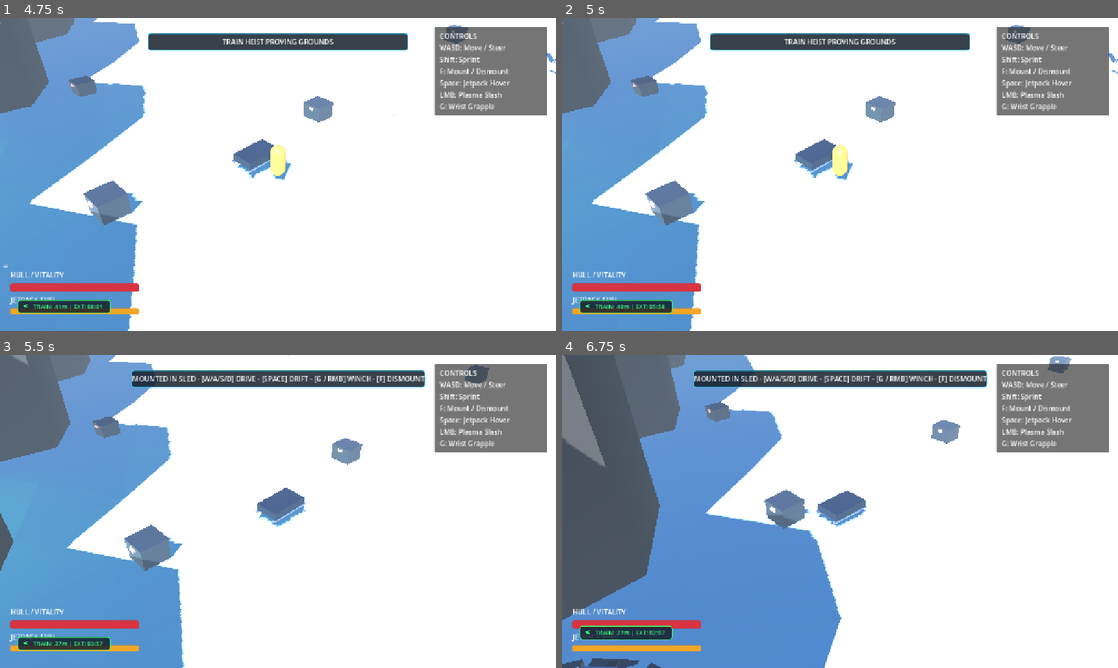
Above: before the commit, frames 1-4 (two rows, left to right).
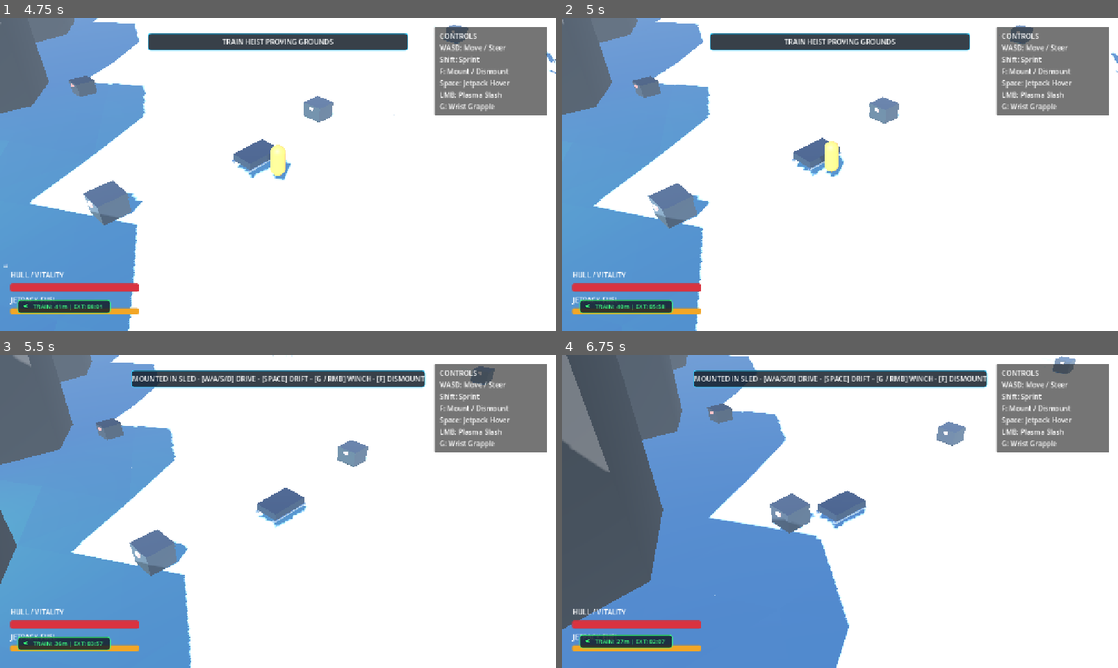
Above: after the commit, the same moments.

Repository: mcintalmo/drift
Game: Godot game, scene res://scenes/world/ActiveTrainHeistSector.tscn
Two runs of this game, one before a commit and one after it. Both use one fixed random seed, a clock stepped at 60 frames per second and the inputs below. This scene is started directly instead of the project's main scene.
Inputs (mouse positions are in pixels of both pictures, inside the frame that each line leads up to):
- Up to frame 1 (4.75 s): tap Enter (ui_accept) at 0.5, 0.77, 1.25, 2, 3.77, 4.25 s; move the mouse to (400, 158) at 0.52 s; hold E (pilot_lean_right) 0.53-1.25 s; click (400, 158) at 0.6 s; drag from (166, 190) to (250, 237) at 1.27 s; move the mouse to (333, 105) at 2.02 s; hold E (pilot_lean_right) 2.03-2.75 s; tap G (pilot_wrist_grapple) at 2.1 s; drag from (250, 237) to (111, 127) at 2.77 s; move the mouse to (444, 221) at 3.52 s; hold Q (pilot_lean_left) 3.53-4.25 s; hold R (winch_reel) 3.53-4.25 s; drag from (111, 127) to (194, 96) at 4.27 s
- Up to frame 2 (5 s): no input
- Up to frame 3 (5.5 s): move the mouse to (305, 511) at 5.02 s; hold S (brake_reverse) from 5.03 s (still down); hold F (pilot_mount_dismount) from 5.03 s (still down); click (305, 511) at 5.17 s
- Up to frame 4 (6.75 s): release S (brake_reverse) at 5.75 s; release F (pilot_mount_dismount) at 5.75 s; drag from (756, 433) to (728, 527) at 5.77 s; move the mouse to (962, 495) at 6.52 s; hold W (accelerate) from 6.53 s (still down); hold Shift (sprint) from 6.53 s (still down)

Frame 1 is identical in both runs. In frame 2, 2.2% of the frame differs, in the area x 0-100%, y 0-100%; in frame 3, 2.7%; in frame 4, 4.6%, in the area x 0-93%, y 0-100%.

Commit message:
Add independent circular turntable hitch platforms between train cars

Diff:
--- a/scenes/entities/train/ArmoredBoxcar.tscn
+++ b/scenes/entities/train/ArmoredBoxcar.tscn
@@ -7,10 +7,7 @@
 [ext_resource type="PackedScene" path="res://scenes/containers/GroundCrate.tscn" id="5_crate"]
 
 [sub_resource type="BoxShape3D" id="BoxShape3D_body"]
-size = Vector3(3.2, 3.2, 7.2)
-
-[sub_resource type="BoxShape3D" id="BoxShape3D_hitch_platform"]
-size = Vector3(2.6, 0.25, 1.5)
+size = Vector3(3.2, 3.2, 8.4)
 
 [sub_resource type="StandardMaterial3D" id="StandardMaterial3D_rust"]
 albedo_color = Color(0.48, 0.26, 0.18, 1)
@@ -19,25 +16,7 @@
 
 [sub_resource type="BoxMesh" id="BoxMesh_body"]
 material = SubResource("StandardMaterial3D_rust")
-size = Vector3(3.0, 3.0, 7.2)
-
-[sub_resource type="StandardMaterial3D" id="StandardMaterial3D_grate"]
-albedo_color = Color(0.2, 0.23, 0.26, 1)
-metallic = 0.85
-roughness = 0.35
-
-[sub_resource type="BoxMesh" id="BoxMesh_platform_grate"]
-material = SubResource("StandardMaterial3D_grate")
-size = Vector3(2.6, 0.15, 1.4)
-
-[sub_resource type="StandardMaterial3D" id="StandardMaterial3D_railing"]
-albedo_color = Color(0.85, 0.65, 0.15, 1)
-metallic = 0.8
-roughness = 0.4
-
-[sub_resource type="BoxMesh" id="BoxMesh_railing"]
-material = SubResource("StandardMaterial3D_railing")
-size = Vector3(0.08, 0.85, 1.4)
+size = Vector3(3.0, 3.0, 8.4)
 
 [sub_resource type="StandardMaterial3D" id="StandardMaterial3D_door"]
 albedo_color = Color(0.32, 0.35, 0.38, 1)
@@ -61,19 +40,6 @@
 [sub_resource type="BoxShape3D" id="BoxShape3D_lock_hurtbox"]
 size = Vector3(0.6, 0.6, 0.6)
 
-[sub_resource type="StandardMaterial3D" id="StandardMaterial3D_coupler"]
-albedo_color = Color(0.9, 0.4, 0.1, 1)
-emission_enabled = true
-emission = Color(1, 0.45, 0.05, 1)
-emission_energy_multiplier = 4.0
-
-[sub_resource type="BoxMesh" id="BoxMesh_coupler"]
-material = SubResource("StandardMaterial3D_coupler")
-size = Vector3(0.7, 0.5, 0.8)
-
-[sub_resource type="BoxShape3D" id="BoxShape3D_coupler_col"]
-size = Vector3(1.2, 1.0, 1.2)
-
 [node name="ArmoredBoxcar" type="AnimatableBody3D" groups=["train_convoy"]]
 collision_layer = 1
 collision_mask = 7
@@ -86,43 +52,11 @@
 transform = Transform3D(1, 0, 0, 0, 1, 0, 0, 0, 1, 0, 2.0, 0)
 shape = SubResource("BoxShape3D_body")
 
-[node name="FrontHitchCollision" type="CollisionShape3D" parent="."]
-transform = Transform3D(1, 0, 0, 0, 1, 0, 0, 0, 1, 0, 0.75, -4.2)
-shape = SubResource("BoxShape3D_hitch_platform")
-
-[node name="RearHitchCollision" type="CollisionShape3D" parent="."]
-transform = Transform3D(1, 0, 0, 0, 1, 0, 0, 0, 1, 0, 0.75, 4.2)
-shape = SubResource("BoxShape3D_hitch_platform")
-
 [node name="VisualModel" type="Node3D" parent="."]
 
 [node name="BodyMesh" type="MeshInstance3D" parent="VisualModel"]
 transform = Transform3D(1, 0, 0, 0, 1, 0, 0, 0, 1, 0, 1.9, 0)
 mesh = SubResource("BoxMesh_body")
-
-[node name="FrontHitchPlatformMesh" type="MeshInstance3D" parent="VisualModel"]
-transform = Transform3D(1, 0, 0, 0, 1, 0, 0, 0, 1, 0, 0.75, -4.2)
-mesh = SubResource("BoxMesh_platform_grate")
-
-[node name="FrontRailingLeft" type="MeshInstance3D" parent="VisualModel"]
-transform = Transform3D(1, 0, 0, 0, 1, 0, 0, 0, 1, -1.25, 1.2, -4.2)
-mesh = SubResource("BoxMesh_railing")
-
-[node name="FrontRailingRight" type="MeshInstance3D" parent="VisualModel"]
-transform = Transform3D(1, 0, 0, 0, 1, 0, 0, 0, 1, 1.25, 1.2, -4.2)
-mesh = SubResource("BoxMesh_railing")
-
-[node name="RearHitchPlatformMesh" type="MeshInstance3D" parent="VisualModel"]
-transform = Transform3D(1, 0, 0, 0, 1, 0, 0, 0, 1, 0, 0.75, 4.2)
-mesh = SubResource("BoxMesh_platform_grate")
-
-[node name="RearRailingLeft" type="MeshInstance3D" parent="VisualModel"]
-transform = Transform3D(1, 0, 0, 0, 1, 0, 0, 0, 1, -1.25, 1.2, 4.2)
-mesh = SubResource("BoxMesh_railing")
-
-[node name="RearRailingRight" type="MeshInstance3D" parent="VisualModel"]
-transform = Transform3D(1, 0, 0, 0, 1, 0, 0, 0, 1, 1.25, 1.2, 4.2)
-mesh = SubResource("BoxMesh_railing")
 
 [node name="LeftSlidingDoor" type="MeshInstance3D" parent="VisualModel"]
 transform = Transform3D(1, 0, 0, 0, 1, 0, 0, 0, 1, -1.55, 1.7, 0)
@@ -135,10 +69,6 @@
 [node name="MagneticLock" type="MeshInstance3D" parent="VisualModel"]
 transform = Transform3D(1, 0, 0, 0, 1, 0, 0, 0, 1, -1.65, 1.7, 0)
 mesh = SubResource("BoxMesh_lock")
-
-[node name="CouplerVisual" type="MeshInstance3D" parent="VisualModel"]
-transform = Transform3D(1, 0, 0, 0, 1, 0, 0, 0, 1, 0, 1.05, 4.3)
-mesh = SubResource("BoxMesh_coupler")
 
 [node name="DoorHealthComponent" type="Node" parent="."]
 script = ExtResource("2_health")
@@ -155,32 +85,11 @@
 [node name="CollisionShape3D" type="CollisionShape3D" parent="DoorHurtbox"]
 shape = SubResource("BoxShape3D_lock_hurtbox")
 
-[node name="CouplerHealthComponent" type="Node" parent="."]
-script = ExtResource("2_health")
-max_health = 80.0
-
-[node name="CouplerHurtbox" type="Area3D" parent="." node_paths=PackedStringArray("health_component")]
-transform = Transform3D(1, 0, 0, 0, 1, 0, 0, 0, 1, 0, 1.05, 4.3)
-collision_layer = 16
-collision_mask = 8
-script = ExtResource("3_hurtbox")
-health_component = NodePath("../CouplerHealthComponent")
-is_breach_target = true
-
-[node name="CollisionShape3D" type="CollisionShape3D" parent="CouplerHurtbox"]
-shape = SubResource("BoxShape3D_coupler_col")
-
 [node name="RoofGrappleAnchor" type="Node3D" parent="." groups=["grapple_anchors"]]
 transform = Transform3D(1, 0, 0, 0, 1, 0, 0, 0, 1, 0, 3.6, 0)
 script = ExtResource("4_anchor")
 anchor_type = 2
 is_roof_boarding_anchor = true
-
-[node name="CouplerGrappleAnchor" type="Node3D" parent="." groups=["grapple_anchors"]]
-transform = Transform3D(1, 0, 0, 0, 1, 0, 0, 0, 1, 0, 1.05, 4.3)
-script = ExtResource("4_anchor")
-anchor_type = 2
-is_roof_boarding_anchor = false
 
 [node name="VaultCrate1" parent="." instance=ExtResource("5_crate")]
 transform = Transform3D(1, 0, 0, 0, 1, 0, 0, 0, 1, 0, 0.5, -1.5)
--- a/scenes/entities/train/ArmoredLocomotive.tscn
+++ b/scenes/entities/train/ArmoredLocomotive.tscn
@@ -1,15 +1,10 @@
-[gd_scene load_steps=18 format=3 uid="uid://df5m2lap87q1"]
+[gd_scene load_steps=12 format=3 uid="uid://df5m2lap87q1"]
 
 [ext_resource type="Script" path="res://scripts/entities/world/train_car.gd" id="1_train_car"]
-[ext_resource type="Script" path="res://scripts/components/health_component.gd" id="2_health"]
-[ext_resource type="Script" path="res://scripts/components/hurtbox_component.gd" id="3_hurtbox"]
 [ext_resource type="Script" path="res://scripts/components/grapple_anchor_component.gd" id="4_anchor"]
 
 [sub_resource type="BoxShape3D" id="BoxShape3D_loco"]
-size = Vector3(3.4, 4.0, 7.6)
-
-[sub_resource type="BoxShape3D" id="BoxShape3D_rear_hitch"]
-size = Vector3(2.8, 0.25, 1.6)
+size = Vector3(3.4, 4.0, 8.8)
 
 [sub_resource type="StandardMaterial3D" id="StandardMaterial3D_hull"]
 albedo_color = Color(0.22, 0.28, 0.25, 1)
@@ -18,25 +13,7 @@
 
 [sub_resource type="BoxMesh" id="BoxMesh_body"]
 material = SubResource("StandardMaterial3D_hull")
-size = Vector3(3.2, 3.2, 7.6)
-
-[sub_resource type="StandardMaterial3D" id="StandardMaterial3D_grate"]
-albedo_color = Color(0.2, 0.23, 0.26, 1)
-metallic = 0.85
-roughness = 0.35
-
-[sub_resource type="BoxMesh" id="BoxMesh_platform_grate"]
-material = SubResource("StandardMaterial3D_grate")
-size = Vector3(2.8, 0.15, 1.5)
-
-[sub_resource type="StandardMaterial3D" id="StandardMaterial3D_railing"]
-albedo_color = Color(0.85, 0.65, 0.15, 1)
-metallic = 0.8
-roughness = 0.4
-
-[sub_resource type="BoxMesh" id="BoxMesh_railing"]
-material = SubResource("StandardMaterial3D_railing")
-size = Vector3(0.08, 0.85, 1.5)
+size = Vector3(3.2, 3.2, 8.8)
 
 [sub_resource type="StandardMaterial3D" id="StandardMaterial3D_plow"]
 albedo_color = Color(0.18, 0.20, 0.22, 1)
@@ -58,19 +35,6 @@
 radius = 0.25
 height = 0.5
 
-[sub_resource type="StandardMaterial3D" id="StandardMaterial3D_coupler"]
-albedo_color = Color(0.9, 0.4, 0.1, 1)
-emission_enabled = true
-emission = Color(1, 0.45, 0.05, 1)
-emission_energy_multiplier = 4.0
-
-[sub_resource type="BoxMesh" id="BoxMesh_coupler"]
-material = SubResource("StandardMaterial3D_coupler")
-size = Vector3(0.7, 0.5, 0.8)
-
-[sub_resource type="BoxShape3D" id="BoxShape3D_coupler_col"]
-size = Vector3(1.2, 1.0, 1.2)
-
 [node name="ArmoredLocomotive" type="AnimatableBody3D" groups=["train_convoy"]]
 collision_layer = 1
 collision_mask = 7
@@ -80,30 +44,14 @@
 car_height_m = 4.0
 
 [node name="LocoCollision" type="CollisionShape3D" parent="."]
-transform = Transform3D(1, 0, 0, 0, 1, 0, 0, 0, 1, 0, 2.0, -0.4)
+transform = Transform3D(1, 0, 0, 0, 1, 0, 0, 0, 1, 0, 2.0, 0)
 shape = SubResource("BoxShape3D_loco")
-
-[node name="RearHitchCollision" type="CollisionShape3D" parent="."]
-transform = Transform3D(1, 0, 0, 0, 1, 0, 0, 0, 1, 0, 0.75, 4.3)
-shape = SubResource("BoxShape3D_rear_hitch")
 
 [node name="VisualModel" type="Node3D" parent="."]
 
 [node name="BodyMesh" type="MeshInstance3D" parent="VisualModel"]
-transform = Transform3D(1, 0, 0, 0, 1, 0, 0, 0, 1, 0, 1.8, -0.4)
+transform = Transform3D(1, 0, 0, 0, 1, 0, 0, 0, 1, 0, 1.8, 0)
 mesh = SubResource("BoxMesh_body")
-
-[node name="RearHitchPlatformMesh" type="MeshInstance3D" parent="VisualModel"]
-transform = Transform3D(1, 0, 0, 0, 1, 0, 0, 0, 1, 0, 0.75, 4.3)
-mesh = SubResource("BoxMesh_platform_grate")
-
-[node name="RearRailingLeft" type="MeshInstance3D" parent="VisualModel"]
-transform = Transform3D(1, 0, 0, 0, 1, 0, 0, 0, 1, -1.35, 1.2, 4.3)
-mesh = SubResource("BoxMesh_railing")
-
-[node name="RearRailingRight" type="MeshInstance3D" parent="VisualModel"]
-transform = Transform3D(1, 0, 0, 0, 1, 0, 0, 0, 1, 1.35, 1.2, 4.3)
-mesh = SubResource("BoxMesh_railing")
 
 [node name="PlowMesh" type="MeshInstance3D" parent="VisualModel"]
 transform = Transform3D(1, 0, 0, 0, -4.37114e-08, 1, 0, -1, -4.37114e-08, 0, 0.9, -4.6)
@@ -124,33 +72,8 @@
 spot_range = 65.0
 spot_angle = 38.0
 
-[node name="CouplerVisual" type="MeshInstance3D" parent="VisualModel"]
-transform = Transform3D(1, 0, 0, 0, 1, 0, 0, 0, 1, 0, 1.05, 4.4)
-mesh = SubResource("BoxMesh_coupler")
-
-[node name="CouplerHealthComponent" type="Node" parent="."]
-script = ExtResource("2_health")
-max_health = 100.0
-
-[node name="CouplerHurtbox" type="Area3D" parent="." node_paths=PackedStringArray("health_component")]
-transform = Transform3D(1, 0, 0, 0, 1, 0, 0, 0, 1, 0, 1.05, 4.4)
-collision_layer = 16
-collision_mask = 8
-script = ExtResource("3_hurtbox")
-health_component = NodePath("../CouplerHealthComponent")
-is_breach_target = true
-
-[node name="CollisionShape3D" type="CollisionShape3D" parent="CouplerHurtbox"]
-shape = SubResource("BoxShape3D_coupler_col")
-
 [node name="RoofGrappleAnchor" type="Node3D" parent="." groups=["grapple_anchors"]]
 transform = Transform3D(1, 0, 0, 0, 1, 0, 0, 0, 1, 0, 3.8, 0)
 script = ExtResource("4_anchor")
 anchor_type = 2
 is_roof_boarding_anchor = true
-
-[node name="CouplerGrappleAnchor" type="Node3D" parent="." groups=["grapple_anchors"]]
-transform = Transform3D(1, 0, 0, 0, 1, 0, 0, 0, 1, 0, 1.05, 4.4)
-script = ExtResource("4_anchor")
-anchor_type = 2
-is_roof_boarding_anchor = false
--- /dev/null
+++ b/scenes/entities/train/CircularHitchPlatform.tscn
@@ -0,0 +1,129 @@
+[gd_scene load_steps=18 format=3 uid="uid://b8m3pl7x9h1q"]
+
+[ext_resource type="Script" path="res://scripts/entities/world/train_hitch_platform.gd" id="1_hitch"]
+[ext_resource type="Script" path="res://scripts/components/health_component.gd" id="2_health"]
+[ext_resource type="Script" path="res://scripts/components/hurtbox_component.gd" id="3_hurtbox"]
+[ext_resource type="Script" path="res://scripts/components/grapple_anchor_component.gd" id="4_anchor"]
+
+[sub_resource type="CylinderShape3D" id="CylinderShape3D_platform"]
+height = 0.35
+radius = 1.4
+
+[sub_resource type="StandardMaterial3D" id="StandardMaterial3D_grate"]
+albedo_color = Color(0.18, 0.21, 0.24, 1)
+metallic = 0.85
+roughness = 0.35
+
+[sub_resource type="CylinderMesh" id="CylinderMesh_grate"]
+material = SubResource("StandardMaterial3D_grate")
+top_radius = 1.35
+bottom_radius = 1.35
+height = 0.18
+
+[sub_resource type="StandardMaterial3D" id="StandardMaterial3D_rim"]
+albedo_color = Color(0.9, 0.7, 0.1, 1)
+metallic = 0.8
+roughness = 0.3
+
+[sub_resource type="TorusMesh" id="TorusMesh_rim"]
+material = SubResource("StandardMaterial3D_rim")
+inner_radius = 1.25
+outer_radius = 1.38
+
+[sub_resource type="StandardMaterial3D" id="StandardMaterial3D_coupler"]
+albedo_color = Color(0.9, 0.4, 0.1, 1)
+emission_enabled = true
+emission = Color(1, 0.45, 0.05, 1)
+emission_energy_multiplier = 4.5
+
+[sub_resource type="BoxMesh" id="BoxMesh_coupler"]
+material = SubResource("StandardMaterial3D_coupler")
+size = Vector3(0.65, 0.5, 0.65)
+
+[sub_resource type="BoxShape3D" id="BoxShape3D_coupler_col"]
+size = Vector3(1.2, 0.9, 1.2)
+
+[sub_resource type="StandardMaterial3D" id="StandardMaterial3D_post"]
+albedo_color = Color(0.25, 0.28, 0.32, 1)
+metallic = 0.9
+roughness = 0.3
+
+[sub_resource type="CylinderMesh" id="CylinderMesh_post"]
+material = SubResource("StandardMaterial3D_post")
+top_radius = 0.04
+bottom_radius = 0.04
+height = 0.7
+
+[sub_resource type="StandardMaterial3D" id="StandardMaterial3D_beacon"]
+albedo_color = Color(1, 0.5, 0.1, 1)
+emission_enabled = true
+emission = Color(1, 0.5, 0.1, 1)
+emission_energy_multiplier = 3.0
+
+[sub_resource type="SphereMesh" id="SphereMesh_beacon"]
+material = SubResource("StandardMaterial3D_beacon")
+radius = 0.06
+height = 0.12
+
+[node name="CircularHitchPlatform" type="AnimatableBody3D" groups=["train_convoy"]]
+collision_layer = 1
+collision_mask = 7
+script = ExtResource("1_hitch")
+car_length_m = 2.8
+car_width_m = 2.8
+car_height_m = 1.8
+
+[node name="HitchCollision" type="CollisionShape3D" parent="."]
+transform = Transform3D(1, 0, 0, 0, 1, 0, 0, 0, 1, 0, 0.75, 0)
+shape = SubResource("CylinderShape3D_platform")
+
+[node name="VisualModel" type="Node3D" parent="."]
+
+[node name="PlatformGrateMesh" type="MeshInstance3D" parent="VisualModel"]
+transform = Transform3D(1, 0, 0, 0, 1, 0, 0, 0, 1, 0, 0.75, 0)
+mesh = SubResource("CylinderMesh_grate")
+
+[node name="SafetyRimMesh" type="MeshInstance3D" parent="VisualModel"]
+transform = Transform3D(1, 0, 0, 0, 1, 0, 0, 0, 1, 0, 0.85, 0)
+mesh = SubResource("TorusMesh_rim")
+
+[node name="CouplerVisual" type="MeshInstance3D" parent="VisualModel"]
+transform = Transform3D(1, 0, 0, 0, 1, 0, 0, 0, 1, 0, 1.05, 0)
+mesh = SubResource("BoxMesh_coupler")
+
+[node name="Post1" type="MeshInstance3D" parent="VisualModel"]
+transform = Transform3D(1, 0, 0, 0, 1, 0, 0, 0, 1, -1.25, 1.15, 0)
+mesh = SubResource("CylinderMesh_post")
+
+[node name="Post2" type="MeshInstance3D" parent="VisualModel"]
+transform = Transform3D(1, 0, 0, 0, 1, 0, 0, 0, 1, 1.25, 1.15, 0)
+mesh = SubResource("CylinderMesh_post")
+
+[node name="Beacon1" type="MeshInstance3D" parent="VisualModel"]
+transform = Transform3D(1, 0, 0, 0, 1, 0, 0, 0, 1, -1.25, 1.52, 0)
+mesh = SubResource("SphereMesh_beacon")
+
+[node name="Beacon2" type="MeshInstance3D" parent="VisualModel"]
+transform = Transform3D(1, 0, 0, 0, 1, 0, 0, 0, 1, 1.25, 1.52, 0)
+mesh = SubResource("SphereMesh_beacon")
+
+[node name="CouplerHealthComponent" type="Node" parent="."]
+script = ExtResource("2_health")
+max_health = 80.0
+
+[node name="CouplerHurtbox" type="Area3D" parent="." node_paths=PackedStringArray("health_component")]
+transform = Transform3D(1, 0, 0, 0, 1, 0, 0, 0, 1, 0, 1.05, 0)
+collision_layer = 16
+collision_mask = 8
+script = ExtResource("3_hurtbox")
+health_component = NodePath("../CouplerHealthComponent")
+is_breach_target = true
+
+[node name="CollisionShape3D" type="CollisionShape3D" parent="CouplerHurtbox"]
+shape = SubResource("BoxShape3D_coupler_col")
+
+[node name="CouplerGrappleAnchor" type="Node3D" parent="." groups=["grapple_anchors"]]
+transform = Transform3D(1, 0, 0, 0, 1, 0, 0, 0, 1, 0, 1.05, 0)
+script = ExtResource("4_anchor")
+anchor_type = 2
+is_roof_boarding_anchor = false
--- a/scripts/entities/world/moving_train.gd
+++ b/scripts/entities/world/moving_train.gd
@@ -3,6 +3,7 @@
 
 const GlobalEvents = preload("res://scripts/autoloads/global_events.gd")
 const TrainCarClass = preload("res://scripts/entities/world/train_car.gd")
+const TrainHitchPlatformClass = preload("res://scripts/entities/world/train_hitch_platform.gd")
 
 signal train_started_moving
 signal train_escaped_into_exit_tunnel
@@ -14,6 +15,7 @@
 @export var car_spacing_m: float = 10.0
 @export var bogie_wheelbase_m: float = 6.4
 @export var train_cars: Array[TrainCar] = []
+@export var hitch_platforms: Array[TrainCar] = []
 
 var curve_3d: Curve3D
 var total_track_length_m: float = 0.0
@@ -27,7 +29,7 @@
 	delay_timer = start_delay_seconds
 	_link_cars()
 
-func initialize_train_on_path(path_curve: Curve3D, cars: Array[TrainCar] = []) -> void:
+func initialize_train_on_path(path_curve: Curve3D, cars: Array = [], hitches: Array = []) -> void:
 	curve_3d = path_curve
 	total_track_length_m = curve_3d.get_baked_length() if curve_3d else 1000.0
 	lead_progress_m = 0.0
@@ -37,9 +39,38 @@
 	delay_timer = start_delay_seconds
 
 	if not cars.is_empty():
-		train_cars = cars
+		train_cars.clear()
+		for c in cars:
+			if c is TrainCar:
+				train_cars.append(c as TrainCar)
+	if not hitches.is_empty():
+		hitch_platforms.clear()
+		for h in hitches:
+			if h is TrainCar:
+				hitch_platforms.append(h as TrainCar)
+	else:
+		_auto_spawn_hitch_platforms_if_needed()
+
 	_link_cars()
 	_update_car_positions(0.0)
+
+func _auto_spawn_hitch_platforms_if_needed() -> void:
+	if not hitch_platforms.is_empty() or train_cars.size() < 2:
+		return
+
+	var hitch_scene: PackedScene = load("res://scenes/entities/train/CircularHitchPlatform.tscn")
+	if not hitch_scene:
+		return
+
+	for i: int in range(train_cars.size()):
+		var hitch: TrainCar = hitch_scene.instantiate() as TrainCar
+		hitch.name = "HitchPlatform_%d" % i
+		hitch.car_index = i
+		hitch.set("lead_car", train_cars[i])
+		if i + 1 < train_cars.size():
+			hitch.set("trailing_car", train_cars[i + 1])
+		add_child(hitch)
+		hitch_platforms.append(hitch)
 
 func _link_cars() -> void:
 	for i: int in range(train_cars.size()):
@@ -55,6 +86,12 @@
 				car_decoupled.emit(c_idx)
 			)
 
+	for hitch: TrainCar in hitch_platforms:
+		if is_instance_valid(hitch):
+			hitch.decoupled.connect(func(c_idx: int) -> void:
+				car_decoupled.emit(c_idx)
+			)
+
 func _physics_process(delta: float) -> void:
 	if not curve_3d or has_escaped:
 		return
@@ -78,7 +115,7 @@
 	_update_car_positions(delta)
 
 	# 4. Exit Tunnel Escape Check
-	if lead_progress_m >= total_track_length_m + (float(train_cars.size()) * car_spacing_m):
+	if lead_progress_m >= total_track_length_m + (float(train_cars.size() + 1) * car_spacing_m):
 		has_escaped = true
 		train_escaped_into_exit_tunnel.emit()
 
@@ -112,6 +149,7 @@
 
 	var half_wheelbase: float = bogie_wheelbase_m * 0.5
 
+	# 1. Update Main Train Cars
 	for i: int in range(train_cars.size()):
 		var car: TrainCar = train_cars[i]
 		if not is_instance_valid(car):
@@ -145,6 +183,36 @@
 		car.process_mode = Node.PROCESS_MODE_INHERIT if is_car_active else Node.PROCESS_MODE_DISABLED
 
 		car.set_platform_transform(center_pos, Vector3(pitch_x, rot_y, 0.0), _delta)
+
+	# 2. Update Independent Circular Hitch Platforms (Centered directly on track curve midpoint)
+	for i: int in range(hitch_platforms.size()):
+		var hitch: TrainCar = hitch_platforms[i]
+		if not is_instance_valid(hitch):
+			continue
+
+		var target_s: float = 0.0
+		if hitch.is_coupled:
+			target_s = lead_progress_m - (float(i) * car_spacing_m) - (car_spacing_m * 0.5)
+			hitch.distance_along_track = target_s
+			hitch.set_train_speed(current_speed_ms)
+		else:
+			target_s = hitch.distance_along_track
+
+		var hitch_pos: Vector3 = _sample_track_point(target_s)
+		var next_pt: Vector3 = _sample_track_point(target_s + 0.6)
+		var prev_pt: Vector3 = _sample_track_point(target_s - 0.6)
+		var hitch_dir: Vector3 = (next_pt - prev_pt).normalized()
+		if hitch_dir.length_squared() < 0.01:
+			hitch_dir = Vector3.FORWARD
+
+		var rot_y: float = atan2(-hitch_dir.x, -hitch_dir.z)
+		var pitch_x: float = asin(clampf(hitch_dir.y, -0.9, 0.9))
+
+		var is_hitch_active: bool = (target_s >= -3.5) and (target_s <= total_track_length_m + 3.5)
+		hitch.visible = is_hitch_active
+		hitch.process_mode = Node.PROCESS_MODE_INHERIT if is_hitch_active else Node.PROCESS_MODE_DISABLED
+
+		hitch.set_platform_transform(hitch_pos, Vector3(pitch_x, rot_y, 0.0), _delta)
 
 ## Returns estimated time remaining in seconds until the train enters the exit tunnel
 func get_time_until_extraction_seconds() -> float:
--- /dev/null
+++ b/scripts/entities/world/train_hitch_platform.gd
@@ -0,0 +1,35 @@
+class_name TrainHitchPlatform
+extends TrainCar
+
+@export var lead_car: TrainCar = null
+@export var trailing_car: TrainCar = null
+
+func _ready() -> void:
+	super._ready()
+	car_length_m = 2.8
+	car_width_m = 2.8
+	car_height_m = 1.8
+
+## Overrides uncouple to disconnect trailing train cars when this hitch is severed
+func uncouple_car() -> void:
+	if not is_coupled:
+		return
+	is_coupled = false
+	is_coasting = true
+
+	if coupler_hurtbox:
+		coupler_hurtbox.is_invulnerable = true
+
+	if coupler_vis:
+		var red_mat: StandardMaterial3D = StandardMaterial3D.new()
+		red_mat.albedo_color = Color(0.15, 0.15, 0.15, 1)
+		red_mat.emission_enabled = true
+		red_mat.emission = Color(0.3, 0.1, 0.1, 1)
+		red_mat.emission_energy_multiplier = 0.5
+		coupler_vis.material_override = red_mat
+
+	decoupled.emit(car_index)
+	GlobalEvents.emit_train_car_decoupled(car_index)
+
+	if is_instance_valid(trailing_car):
+		trailing_car.uncouple_car()
--- a/scripts/world/hex_sector_manager.gd
+++ b/scripts/world/hex_sector_manager.gd
@@ -4,6 +4,7 @@
 const HexWorldTileClass = preload("res://scripts/world/hex_world_tile.gd")
 const SectorBiomeDataClass = preload("res://scripts/resources/sector_biome_data.gd")
 const GlobalEvents = preload("res://scripts/autoloads/global_events.gd")
+const TrainHitchPlatformClass = preload("res://scripts/entities/world/train_hitch_platform.gd")
 
 signal tile_spawned(coord: Vector2i, tile: Node3D)
 signal tile_despawned(coord: Vector2i)
@@ -864,8 +865,10 @@
 	# Load train scenes
 	var loco_scene: PackedScene = load("res://scenes/entities/train/ArmoredLocomotive.tscn")
 	var boxcar_scene: PackedScene = load("res://scenes/entities/train/ArmoredBoxcar.tscn")
-
-	var cars: Array[TrainCar] = []
+	var hitch_scene: PackedScene = load("res://scenes/entities/train/CircularHitchPlatform.tscn")
+
+	var cars: Array = []
+	var hitches: Array = []
 	if loco_scene:
 		var loco: TrainCar = loco_scene.instantiate() as TrainCar
 		loco.name = "ArmoredLocomotive"
@@ -882,8 +885,19 @@
 		train_node.add_child(car2)
 		cars.append(car2)
 
+	if hitch_scene:
+		for i: int in range(cars.size()):
+			var hitch: TrainCar = hitch_scene.instantiate() as TrainCar
+			hitch.name = "HitchPlatform_%d" % i
+			hitch.car_index = i
+			hitch.set("lead_car", cars[i])
+			if i + 1 < cars.size():
+				hitch.set("trailing_car", cars[i + 1])
+			train_node.add_child(hitch)
+			hitches.append(hitch)
+
 	add_child(train_node)
-	train_node.initialize_train_on_path(curve, cars)
+	train_node.initialize_train_on_path(curve, cars, hitches)
 	_moving_train_instance = train_node
 
 ## Computes the boundary hex coordinate for the railroad entrance (in cliff face behind Drop-Off)
--- a/test/integration/test_active_train_heist_sim.gd
+++ b/test/integration/test_active_train_heist_sim.gd
@@ -70,7 +70,8 @@
 
 	print("[5/7] Testing Sled Winch Towing to Moving Boxcar Coupler Anchor...")
 	var boxcar1: TrainCar = train.train_cars[1] as TrainCar
-	var coupler_anchor: GrappleAnchorComponent = boxcar1.get_node_or_null("CouplerGrappleAnchor") as GrappleAnchorComponent
+	var hitch1: TrainCar = train.hitch_platforms[1] if train.hitch_platforms.size() > 1 else null
+	var coupler_anchor: GrappleAnchorComponent = hitch1.get_node_or_null("CouplerGrappleAnchor") as GrappleAnchorComponent if hitch1 else null
 	var sled_winch = sled.get_node_or_null("SledWinchComponent")
 
 	if coupler_anchor and sled_winch:
Not shown: 1 places in scenes/entities/train/ArmoredBoxcar.tscn that only renumber resources
